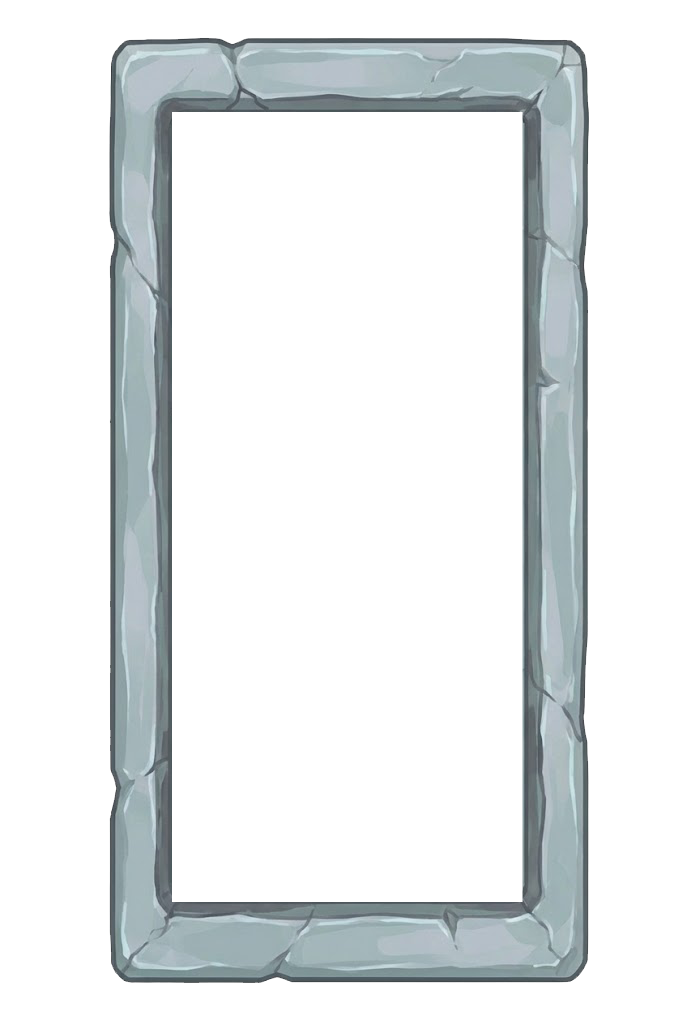
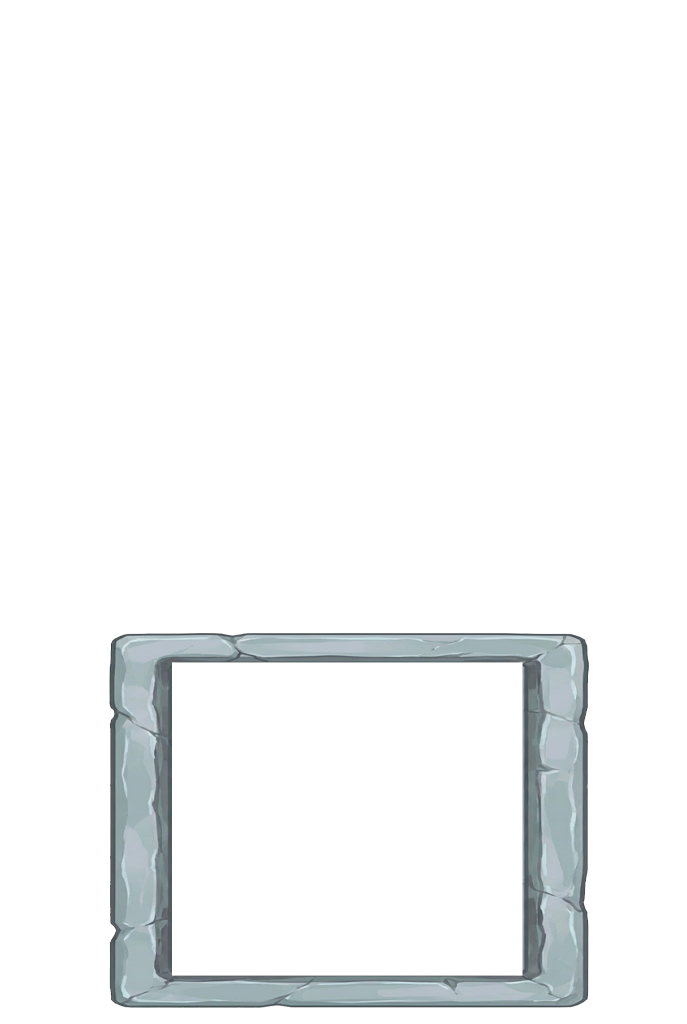
Two versions of the same layered image (687x1024). Layer-by-layer changes:
painted on "Слой 0" over [109, 37, 589, 1008]
